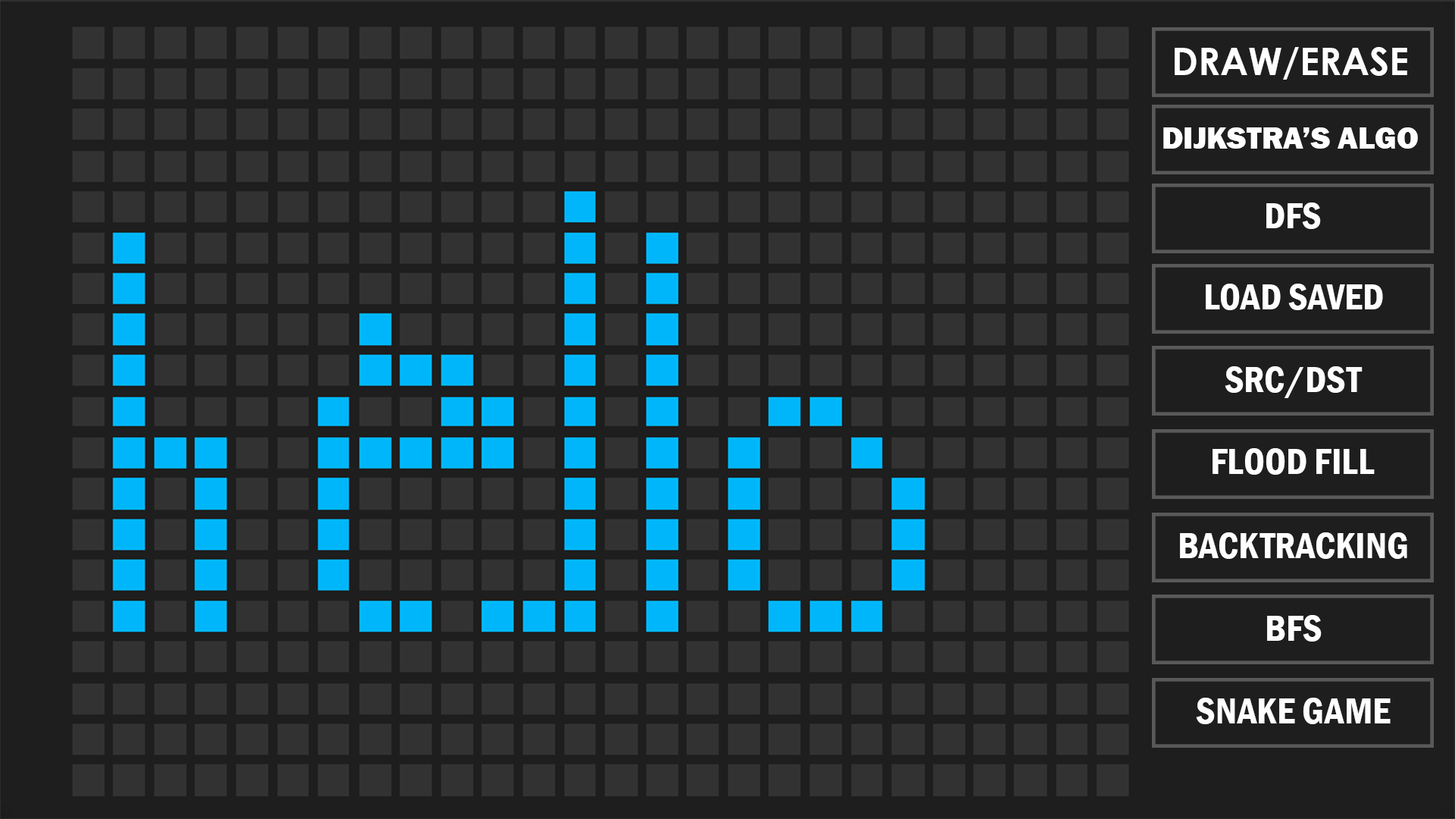
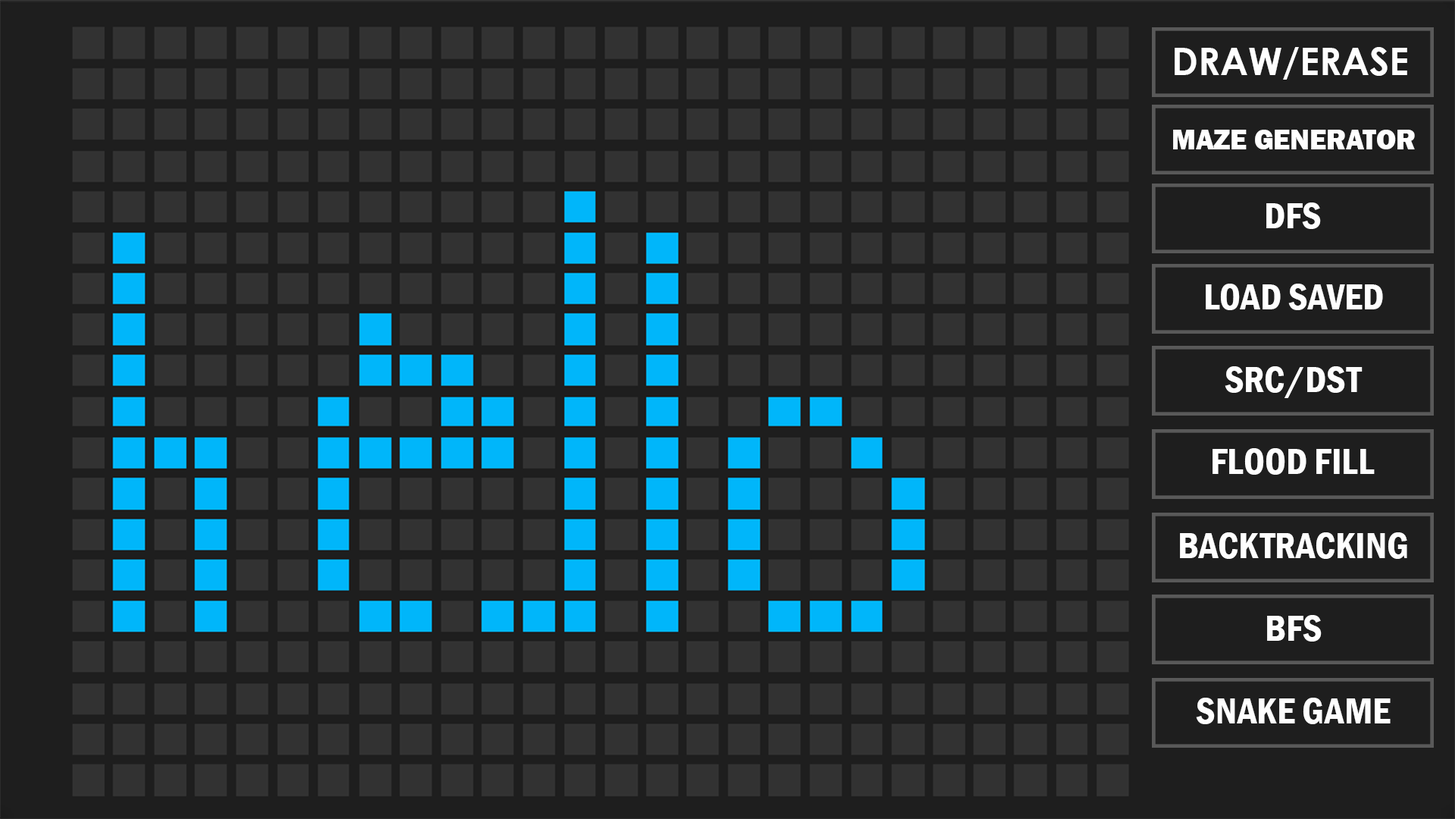
Comparing the layer stacks of the two 1455px x 819px images. Changes:
renamed "DIJKSTRA’S ALGO" to "MAZE GENERATOR", painted on it over left=1163, top=127, right=1419, bottom=150
